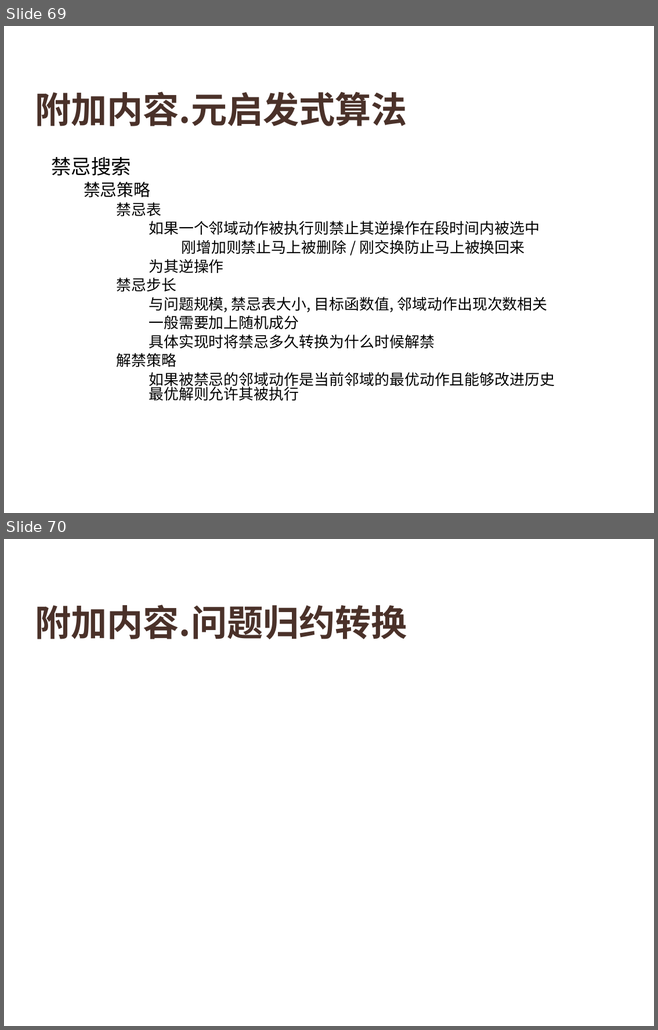
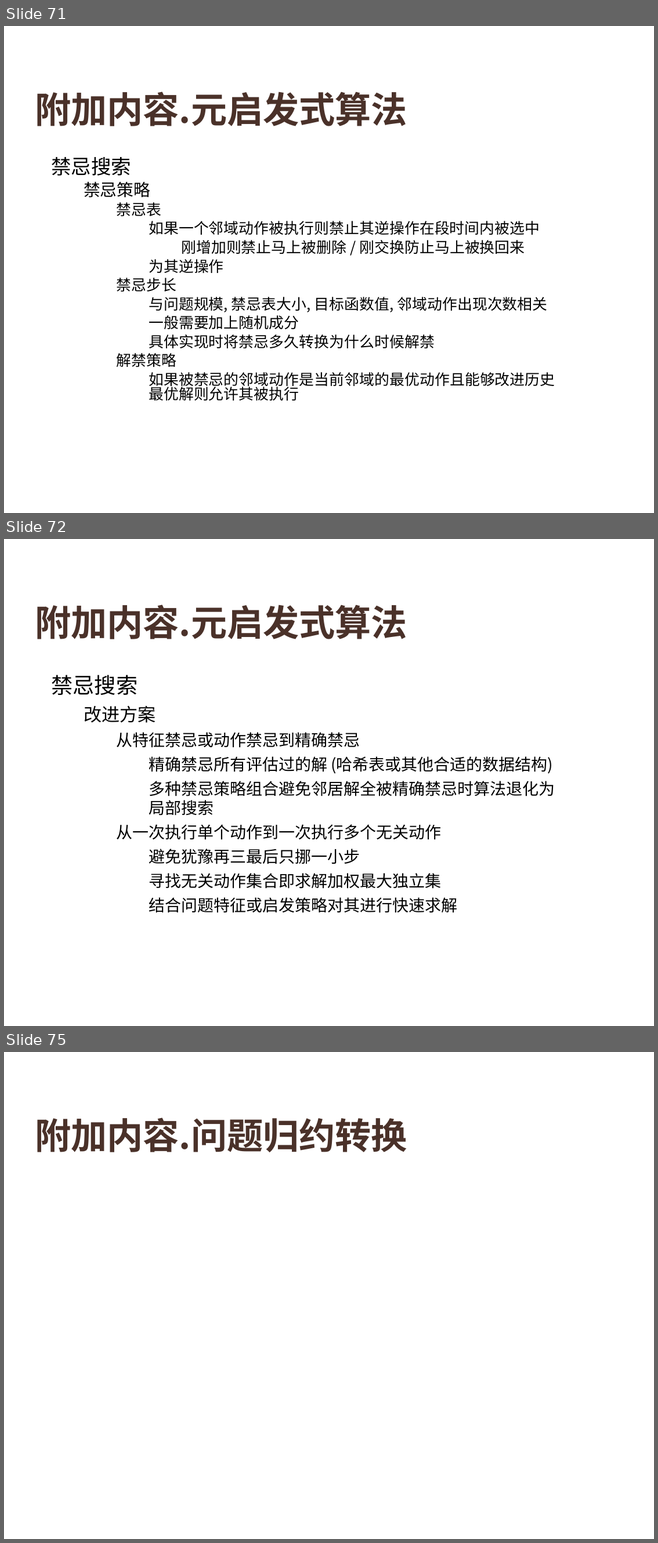
Before and after one commit to HUST-Smart/Training, a slide deck: [1.4] 组合优化问题的数学建模.pptx. Shown one above the other, each under a label of ours: slides 69 and 70 before the commit, slides 71, 72 and 75 after it; the slides between them are not shown. The pictures are 658x1030 and 658x1543 pixels, drawn with LibreOffice and Linux fonts; fonts in the diff are those of the drawing; grey boxes stand for pictures; background and template pictures are left out. Boxes give left, top, right and bottom in pixels: in the first picture for what was removed or moved away, otherwise in the second. Text is boxed around its words. In the diff, an @@ line names an element or a change of style, - is before the commit and + after.

```diff
--- a/[1.4] 组合优化问题的数学建模.pptx
+++ b/[1.4] 组合优化问题的数学建模.pptx
@@ slide 72 added at (4, 539, 654, 1026), background picture (left out) @@
@@ title added at (35, 605, 407, 639), 40 pt, text #4A3128, bold @@
+附加内容.元启发式算法
@@ text added at (51, 675, 554, 913), 18 pt, text #000000 @@
+• 禁忌搜索
+  • 改进方案
+    • 从特征禁忌或动作禁忌到精确禁忌
+      • 精确禁忌所有评估过的解 (哈希表或其他合适的数据结构)
+      • 多种禁忌策略组合避免邻居解全被精确禁忌时算法退化为局部搜索
+    • 从一次执行单个动作到一次执行多个无关动作
+      • 避免犹豫再三最后只挪一小步
+      • 寻找无关动作集合即求解加权最大独立集
+      • 结合问题特征或启发策略对其进行快速求解
@@ what was slide 69 is now slide 71 @@
@@ what was slide 70 is now slide 75 @@
```
Also in this commit, not shown: 4 slides changed, 4 other slides added, 2 other files.
